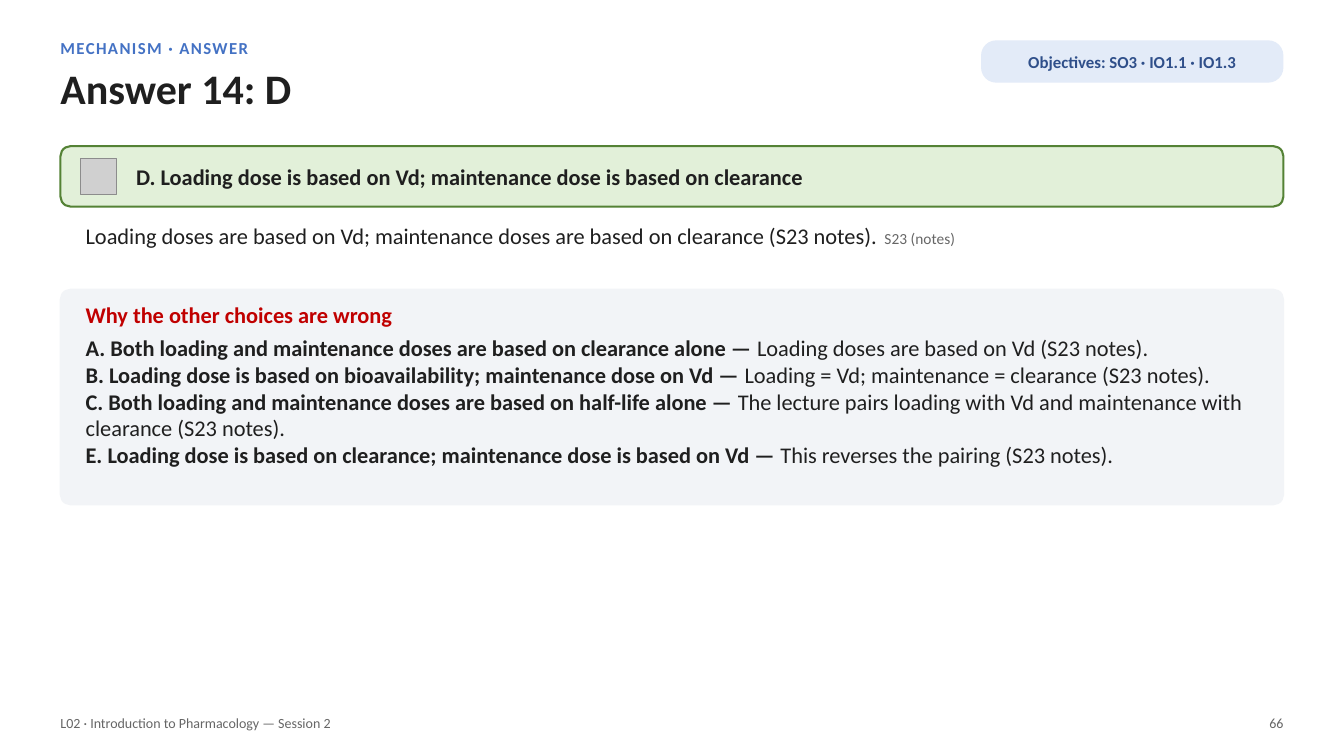
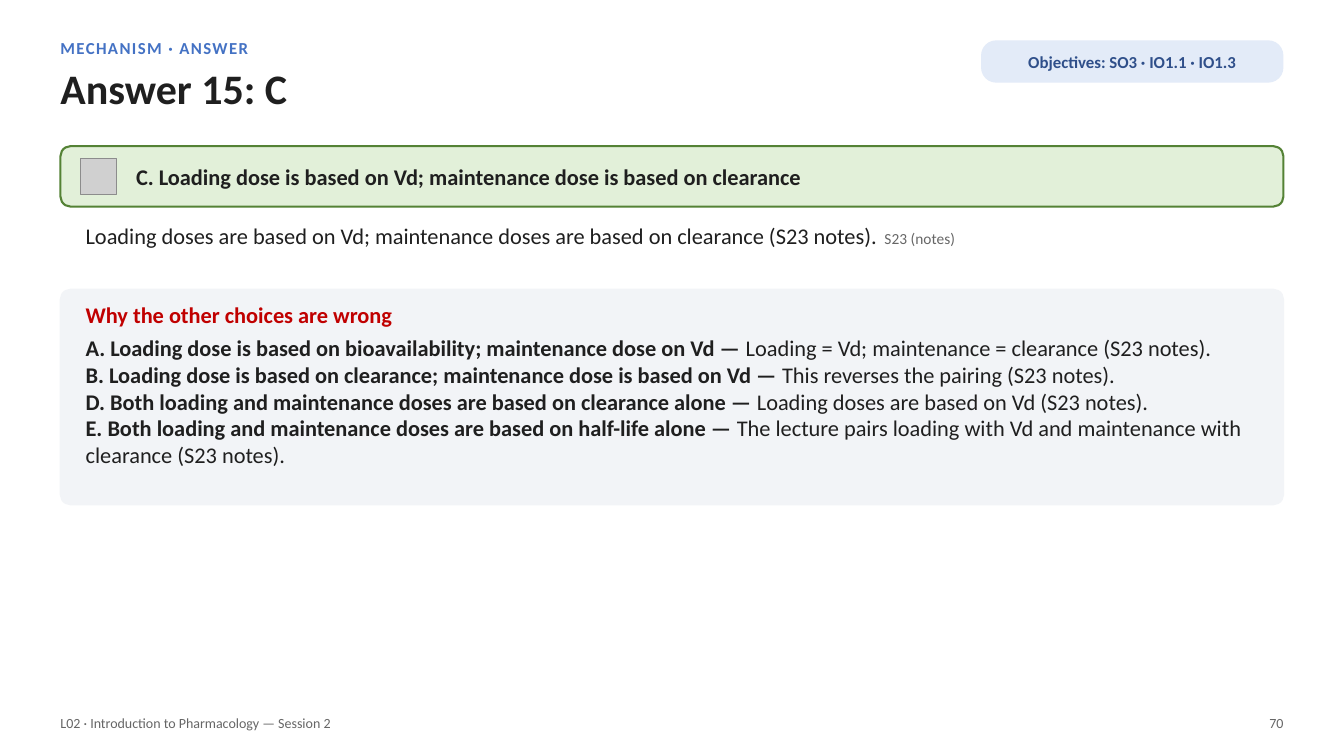
Before and after one commit to bishwokrit/DPAS-Pharm, a slide deck: slide 70 of docs/L02/L02_Unit_1_Introduction_to_Pharmacology_Session_2_study_deck.pptx (slide 66 before the commit). Drawn at 1344x756 pixels with LibreOffice and Linux fonts; fonts in the diff are those of the drawing; grey boxes stand for pictures. Boxes give left, top, right and bottom in pixels: in the first picture for what was removed or moved away, otherwise in the second. Text is boxed around its words. In the diff, an @@ line names an element or a change of style, - is before the commit and + after.

```diff
--- a/docs/L02/L02_Unit_1_Introduction_to_Pharmacology_Session_2_study_deck.pptx
+++ b/docs/L02/L02_Unit_1_Introduction_to_Pharmacology_Session_2_study_deck.pptx
@@ text at box(60, 76, 287, 105): text changed @@
-Answer 14: D
+Answer 15: C
@@ text at box(136, 169, 801, 189): text changed @@
-D. Loading dose is based on Vd; maintenance dose is based on clearance
+C. Loading dose is based on Vd; maintenance dose is based on clearance
@@ text at box(86, 340, 1241, 466): text changed @@
-A. Both loading and maintenance doses are based on clearance alone — Loading doses are based on Vd (S23 notes).
-B. Loading dose is based on bioavailability; maintenance dose on Vd — Loading = Vd; maintenance = clearance (S23 notes).
-C. Both loading and maintenance doses are based on half-life alone — The lecture pairs loading with Vd and maintenance with clearance (S23 notes).
-E. Loading dose is based on clearance; maintenance dose is based on Vd — This reverses the pairing (S23 notes).
+A. Loading dose is based on bioavailability; maintenance dose on Vd — Loading = Vd; maintenance = clearance (S23 notes).
+B. Loading dose is based on clearance; maintenance dose is based on Vd — This reverses the pairing (S23 notes).
+D. Both loading and maintenance doses are based on clearance alone — Loading doses are based on Vd (S23 notes).
+E. Both loading and maintenance doses are based on half-life alone — The lecture pairs loading with Vd and maintenance with clearance (S23 notes).
@@ text at box(1269, 719, 1283, 728): text changed @@
-66
+70
```
Also in this commit, not shown: 94 other slides changed, 8 slides added, 48 other files.
